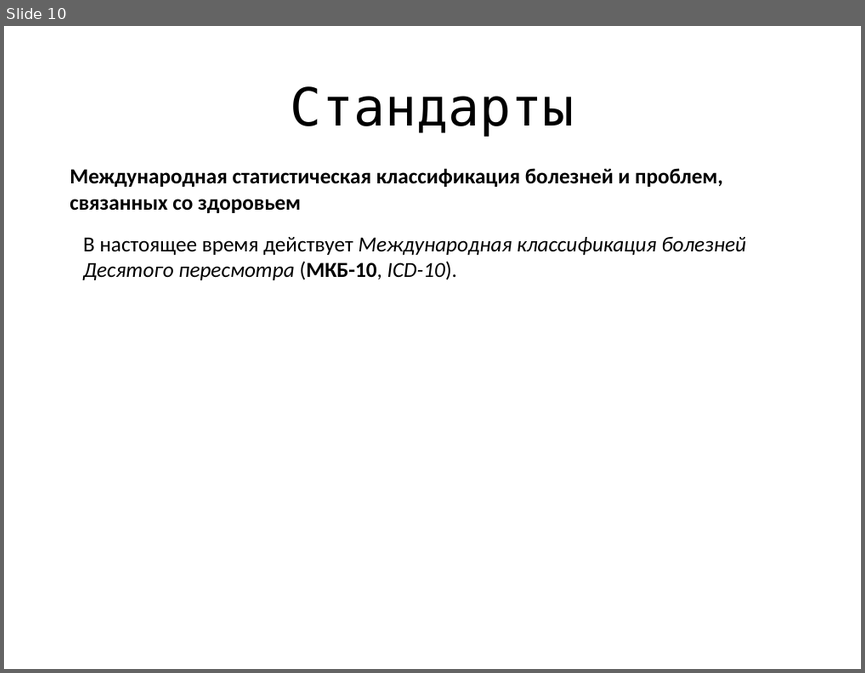
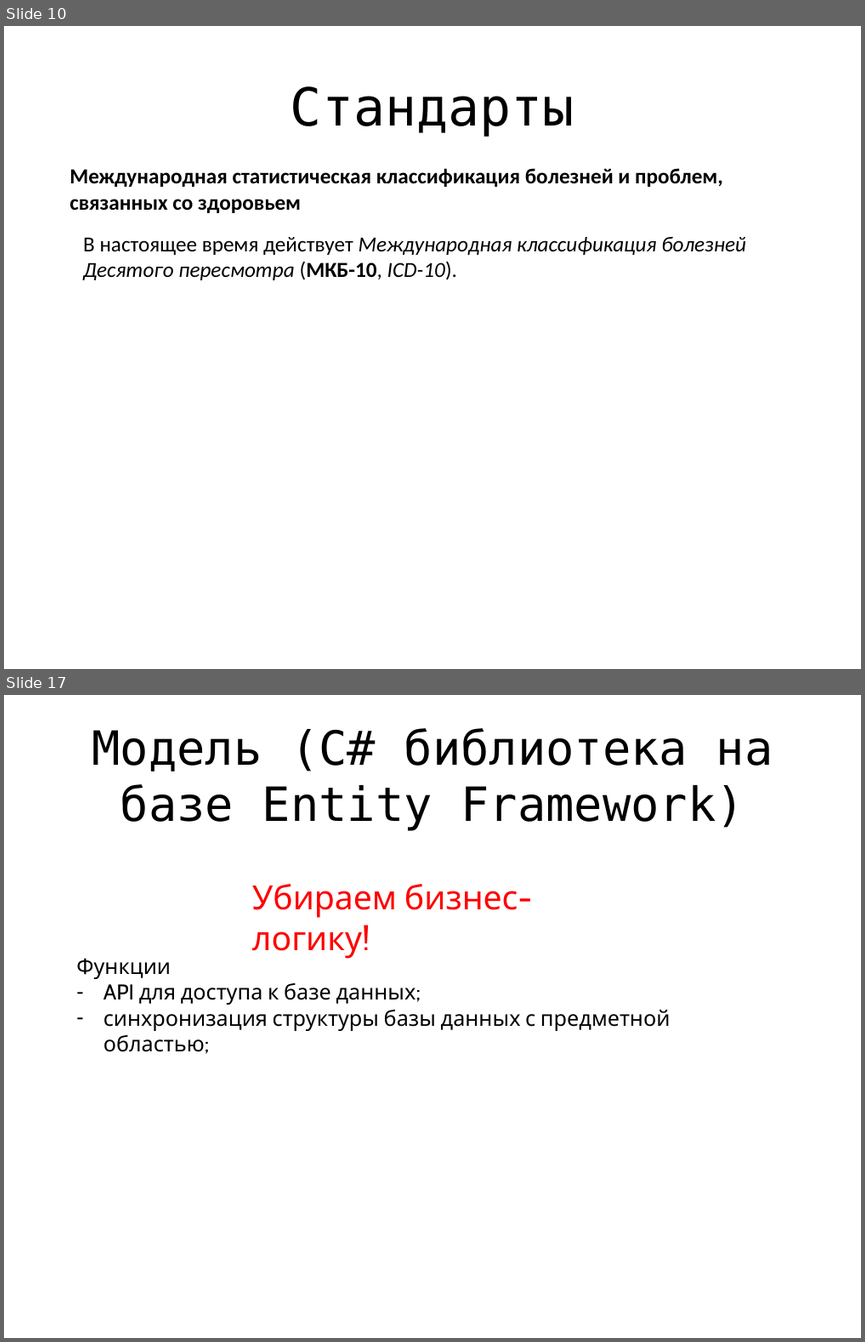
Before and after one commit to jpedraza/Health, a slide deck: Presentation/main.pptx. Shown one above the other, each under a label of ours: slide 10 before the commit, slides 10 and 17 after it; the slides between them are not shown. The pictures are 865x673 and 865x1342 pixels, drawn with LibreOffice and Linux fonts; fonts in the diff are those of the drawing. Boxes give left, top, right and bottom in pixels: in the first picture for what was removed or moved away, otherwise in the second. Text is boxed around its words. In the diff, an @@ line names an element or a change of style, - is before the commit and + after.

```diff
--- a/Presentation/main.pptx
+++ b/Presentation/main.pptx
@@ slide 17 added at [4, 695, 861, 1338], background #FFFFFF @@
@@ title added at [92, 728, 773, 830], 39.6 pt, text #000000 @@
+Модель (C# библиотека на базе Entity Framework)
@@ text added at [252, 884, 518, 959], 28 pt, text #FF0000 @@
+Убираем бизнес-логику!
@@ text added at [76, 958, 670, 1052], 18 pt, text #000000 @@
+Функции
+– API для доступа к базе данных;
+– синхронизация структуры базы данных с предметной областью;
```
Also in this commit, not shown: 3 slides changed, 11 other slides added, 1 slide removed.
